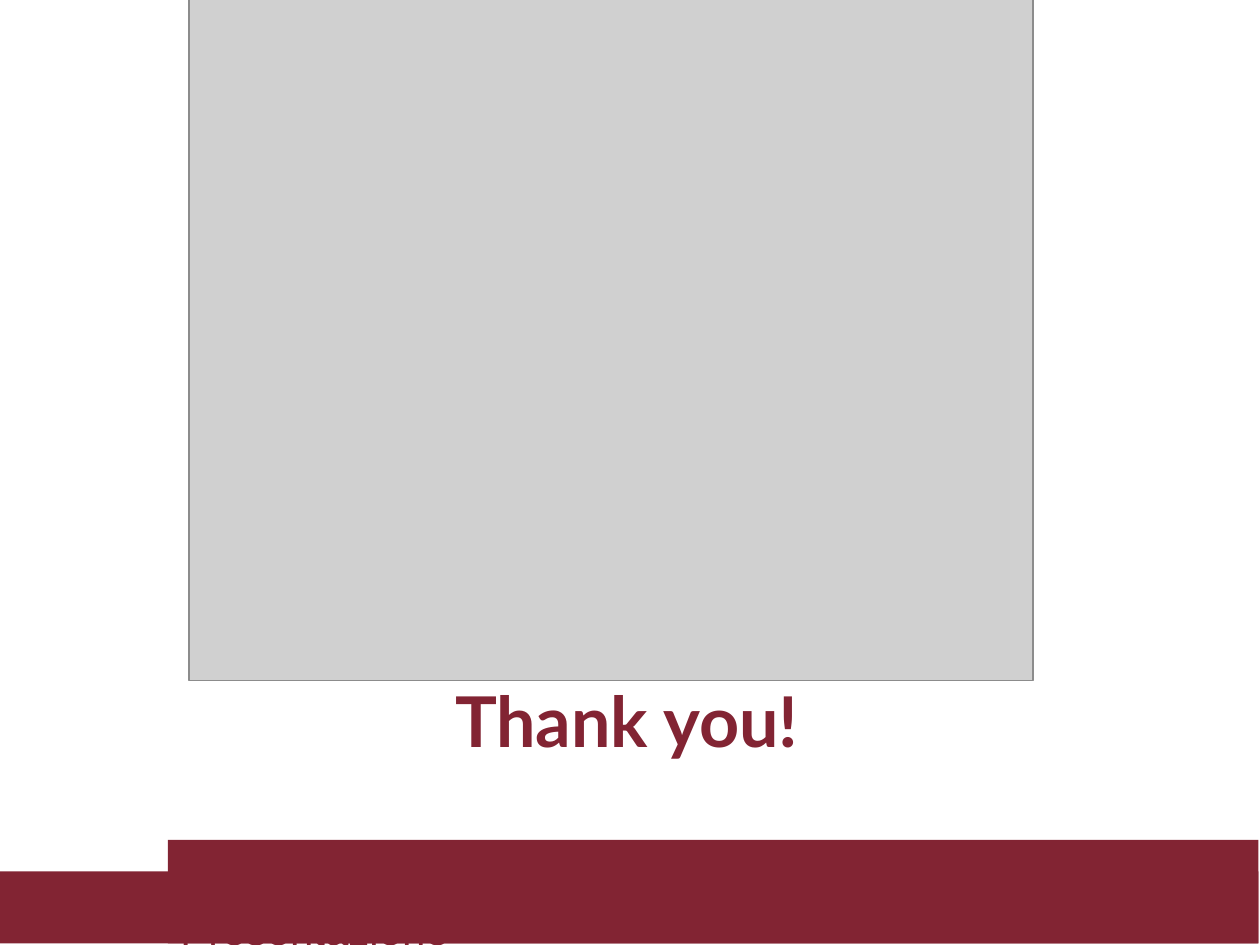
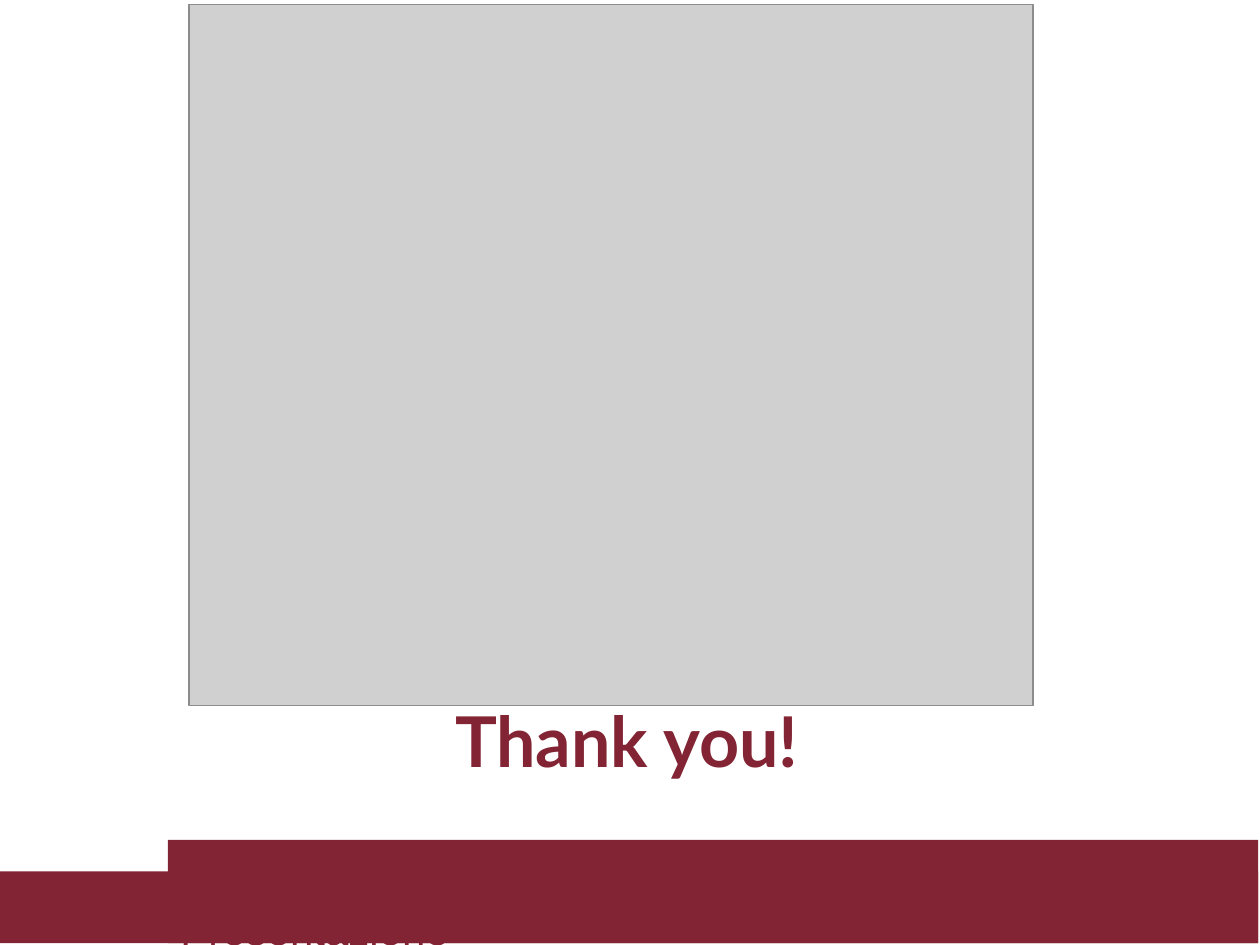
Before and after one commit to milad88/Generative_models_thesis, a slide deck: slide 17 of Milad_kiwan_presentation.ppt (slide 18 before the commit). Drawn at 1260x945 pixels with LibreOffice and Linux fonts; fonts in the diff are those of the drawing; grey boxes stand for pictures. Boxes give left, top, right and bottom in pixels: in the first picture for what was removed or moved away, otherwise in the second. Text is boxed around its words. In the diff, an @@ line names an element or a change of style, - is before the commit and + after.

```diff
--- a/Milad_kiwan_presentation.ppt
+++ b/Milad_kiwan_presentation.ppt
@@ picture: place and size @@
-picture at [189,0,1033,680]
+picture at [189,4,1033,704]
@@ title "Thank you!": place and size @@
-title "Thank you!" at [455,695,798,759]
+title "Thank you!" at [455,715,798,779]
```
Also in this commit, not shown: 7 other slides changed, 1 slide added, 2 slides removed, 8 other files.
